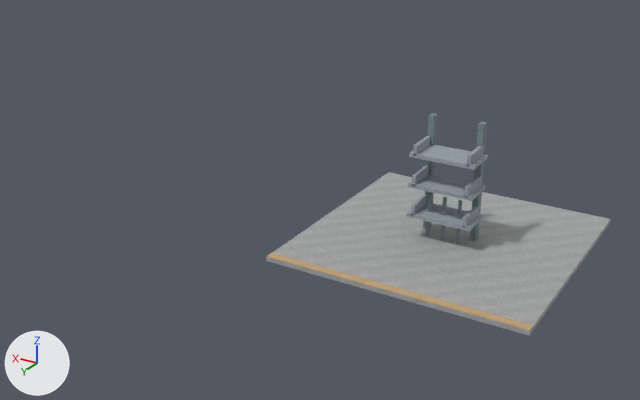
A saved change to the glTF model development/levels/primitive-props-v1/site-kits/level_blockout_kit_wld_17_p05.glb.
Both versions are drawn from a camera (50 mm lens) standing at (-13.62, 19.87, 8.34) and looking at (-3.94, 3.74, 0.28). Arrows for +X, +Y and +Z are at lower left; the lights stay in place. The picture after the commit comes second. Vertices at exactly the same position are counted once.

Names of what the first picture shows: 'level_blockout_kit_wld_17_p05'.
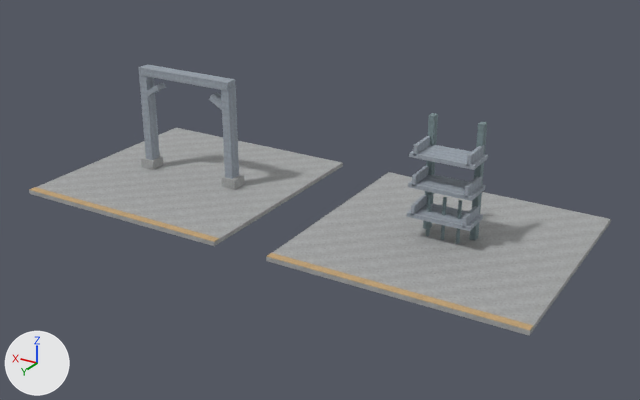
Patch to the scene script:
```diff
--- a/development/levels/primitive-props-v1/site-kits/level_blockout_kit_wld_17_p05.glb.py
+++ b/development/levels/primitive-props-v1/site-kits/level_blockout_kit_wld_17_p05.glb.py
@@ me_battery_brackenhead_map_kit_contact_room @@
 # used by ob_level_blockout_kit_wld_17_p05; location = (0.0, 0.0, 0.0)
-me_battery_brackenhead_map_kit_contact_room.from_pydata(...)  # 170 vertices, 276 faces; spans x -9.82..-4.18, y 0.7..6.3, z -0.11..2.62
+me_battery_brackenhead_map_kit_contact_room.from_pydata(...)  # 242 vertices, 384 faces; spans x -9.82..2.83, y 0.7..6.3, z -0.11..2.67
+# me_battery_brackenhead_map_kit_contact_room part 1: a new loose piece, a box spanning x -2.825..2.825, y 0.7..6.3, z -0.11..-0.01, in mat_blockout_stone
+# me_battery_brackenhead_map_kit_contact_room part 2: a new loose piece, a box spanning x -1.49..-1.11, y 3.3..3.7, z 0.0..0.24, in mat_blockout_stone
+# me_battery_brackenhead_map_kit_contact_room part 3: a new loose piece, a box spanning x 1.11..1.49, y 3.3..3.7, z 0.0..0.24, in mat_blockout_stone
+# me_battery_brackenhead_map_kit_contact_room part 4: a new loose piece, a box spanning x -2.825..2.825, y 6.11..6.29, z -0.013..0.002, in mat_blockout_accent
+# me_battery_brackenhead_map_kit_contact_room part 5: a new loose piece, a box spanning x -1.38..-1.16, y 3.36..3.64, z 0.0..2.52, in mat_blockout_metal
+# me_battery_brackenhead_map_kit_contact_room part 6: a new loose piece, a box spanning x 1.16..1.38, y 3.36..3.64, z 0.0..2.52, in mat_blockout_metal
+# me_battery_brackenhead_map_kit_contact_room part 7: a new loose piece, a box spanning x -1.36..1.36, y 3.34..3.66, z 2.47..2.67, in mat_blockout_metal
+# me_battery_brackenhead_map_kit_contact_room part 8
+# 8 vertices are added at x -1.24..1.24, y 3.36, z 1.94..2.28
+# 8 new vertices lie (0.0, 0.28, 0.0) away from vertices in x -1.24..1.24, y 3.36, z 1.94..2.28
+# 24 new faces join them, mat_blockout_metal
 me_battery_brackenhead_map_kit_contact_room.materials.append(mat_blockout_stone)
```

What differs and where, as boxes [x1, y1, x2, y2] in the pictures (640 x 400 px):
'level_blockout_kit_wld_17_p05', reshaped (68% wider, 22% taller)
    before: [266, 113, 611, 336]
    after: [29, 64, 611, 336]
part 1 of me_battery_brackenhead_map_kit_contact_room, added
    after: [29, 128, 343, 246]
part 2 of me_battery_brackenhead_map_kit_contact_room, added
    after: [222, 174, 245, 190]
part 3 of me_battery_brackenhead_map_kit_contact_room, added
    after: [141, 156, 163, 170]
part 4 of me_battery_brackenhead_map_kit_contact_room, added
    after: [29, 187, 219, 242]
part 5 of me_battery_brackenhead_map_kit_contact_room, added
    after: [221, 86, 239, 179]
part 6 of me_battery_brackenhead_map_kit_contact_room, added
    after: [139, 75, 160, 160]
part 7 of me_battery_brackenhead_map_kit_contact_room, added
    after: [139, 64, 236, 91]
part 8 of me_battery_brackenhead_map_kit_contact_room, added
    after: [147, 83, 222, 110]
